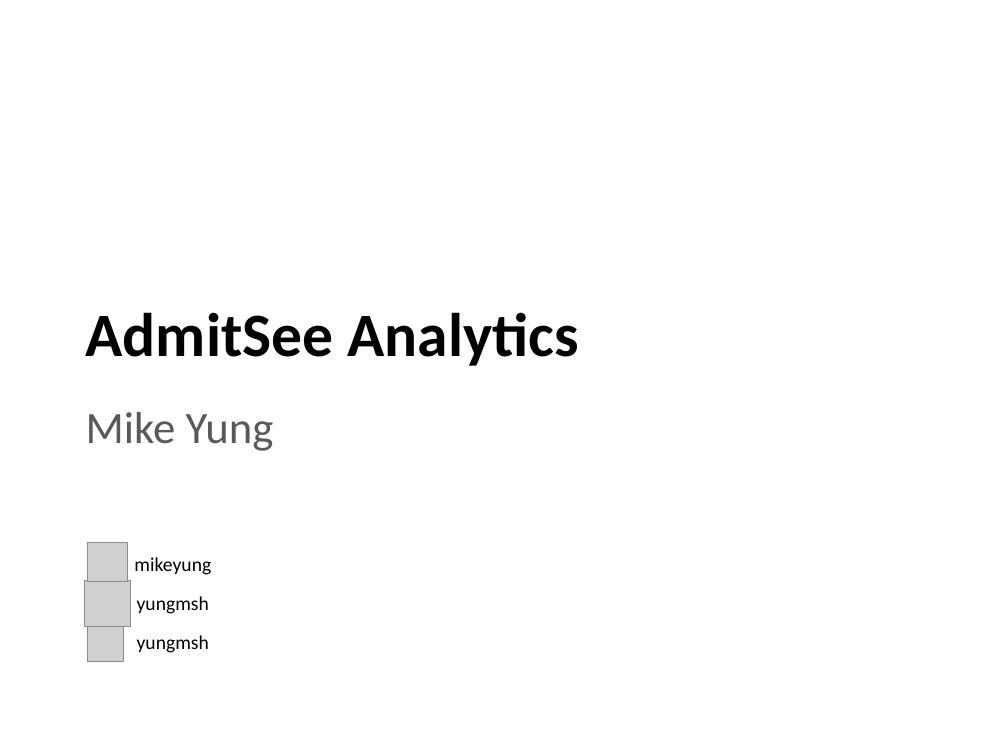
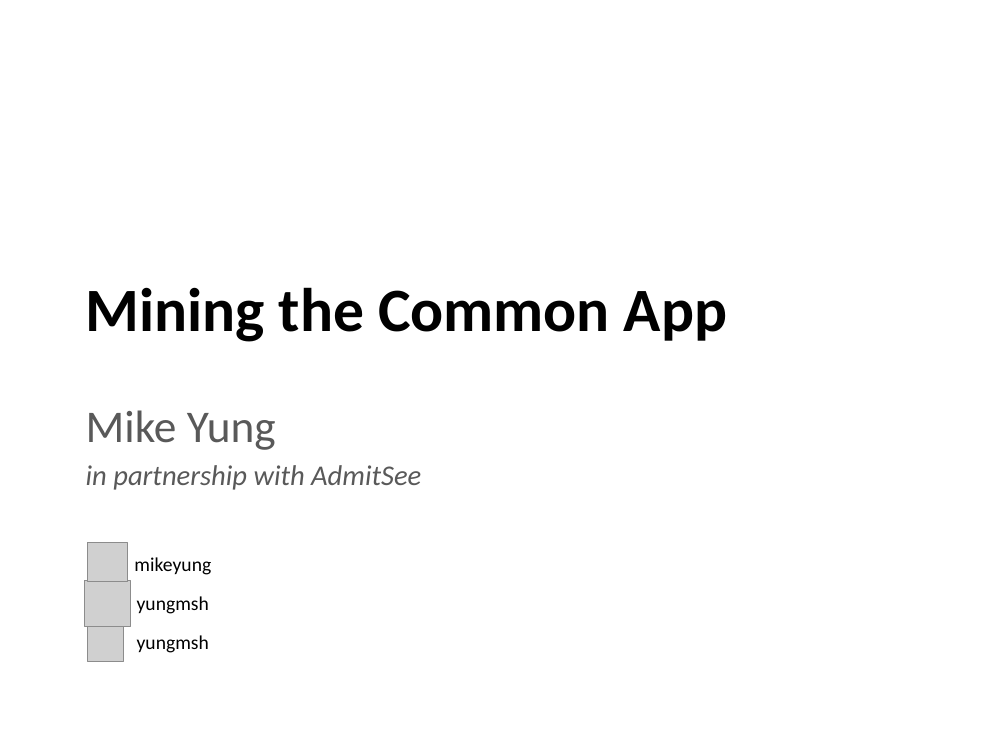
Before and after one commit to yungmsh/mining_the_common_app, a slide deck: slide 1 of presentation/MikeYung_Presentation_final.pptx. Drawn at 1008x756 pixels with LibreOffice and Linux fonts; fonts in the diff are those of the drawing; grey boxes stand for pictures; background and template pictures are left out. Boxes give left, top, right and bottom in pixels: in the first picture for what was removed or moved away, otherwise in the second. Text is boxed around its words. In the diff, an @@ line names an element or a change of style, - is before the commit and + after.

```diff
--- a/presentation/MikeYung_Presentation_final.pptx
+++ b/presentation/MikeYung_Presentation_final.pptx
@@ title at (86,287,727,342): text changed @@
-AdmitSee Analytics
+Mining the Common App
@@ subtitle at (86,410,276,450): size 32 to 32.4 pt in "Mike Yung" @@
@@ subtitle at (86,465,421,490): paragraph added @@
+in partnership with AdmitSee
```
Also in this commit, not shown: 18 other files.
